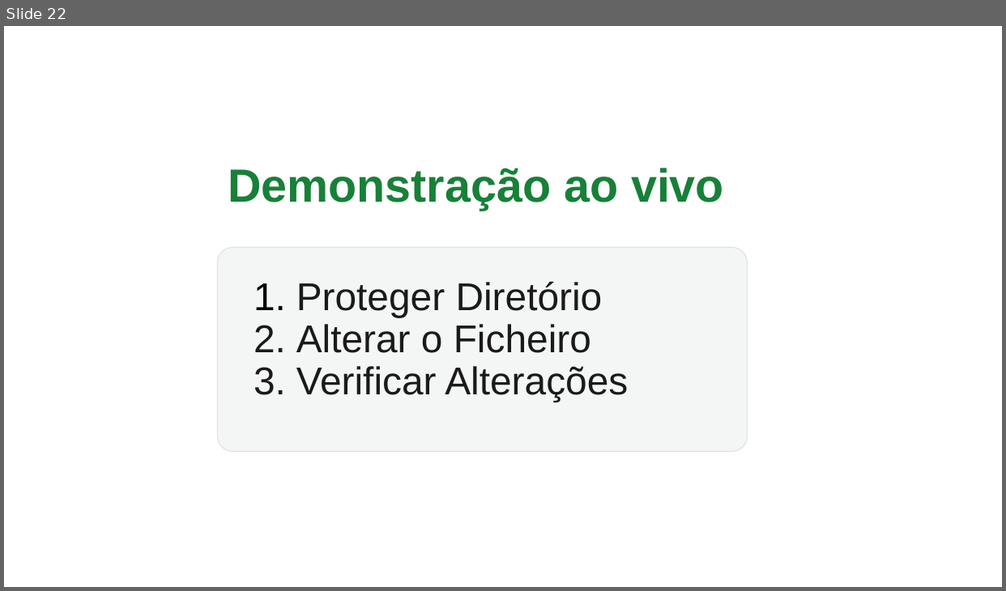
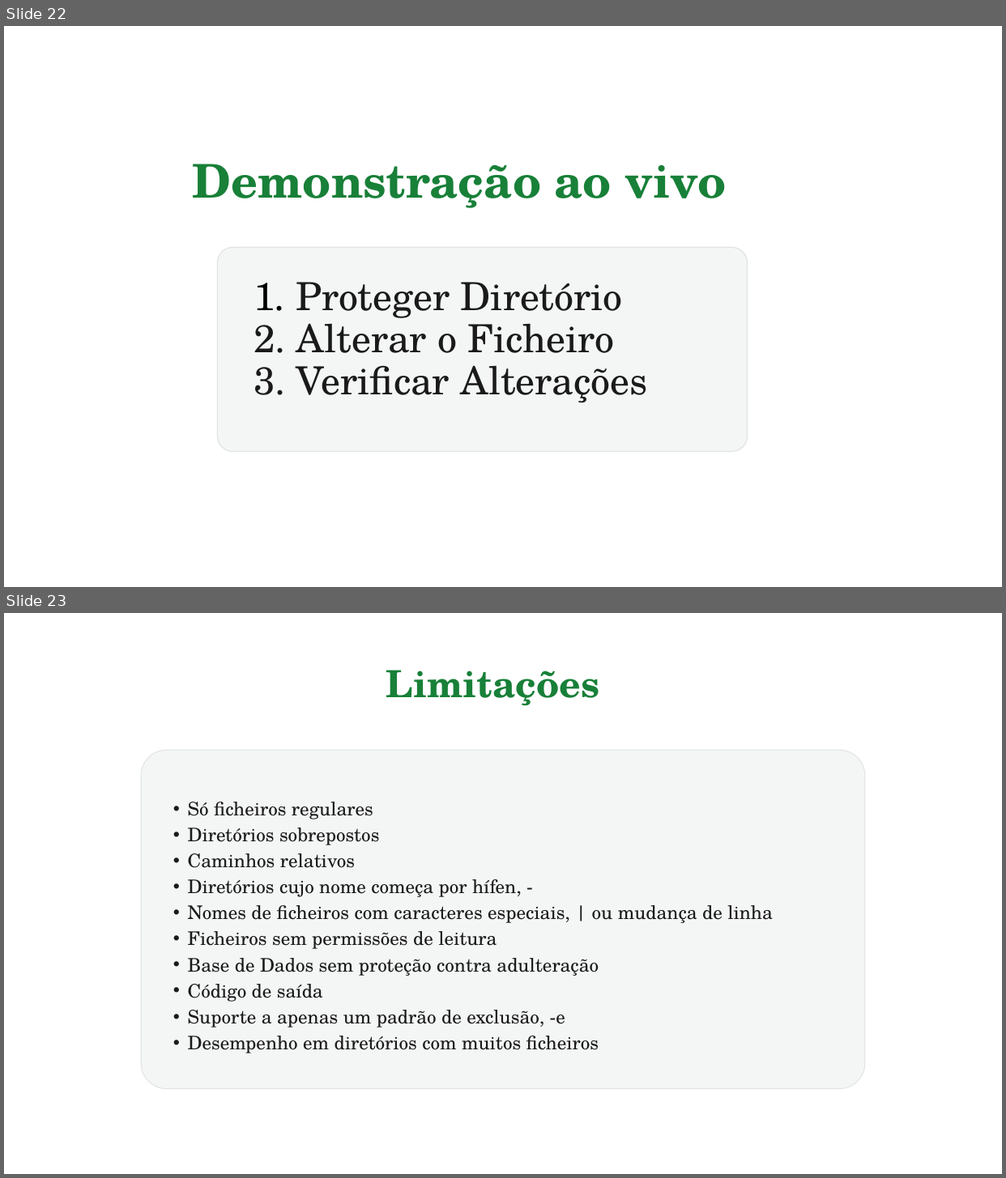
Before and after one commit to Alice678-afk/SO-Trabalho1, a slide deck: entrega/TrabalhoPratico1.pptx. Shown one above the other, each under a label of ours: slide 22 before the commit, slides 22 and 23 after it. The pictures are 1006x591 and 1006x1178 pixels, drawn with LibreOffice and Linux fonts; fonts in the diff are those of the drawing. Boxes give left, top, right and bottom in pixels: in the first picture for what was removed or moved away, otherwise in the second. Text is boxed around its words. In the diff, an @@ line names an element or a change of style, - is before the commit and + after.

```diff
--- a/entrega/TrabalhoPratico1.pptx
+++ b/entrega/TrabalhoPratico1.pptx
@@ slide 23 added at bbox=[4, 613, 1002, 1174], background #FFFFFF @@
@@ text added at bbox=[386, 670, 599, 706], 36 pt, text #188038, bold @@
+Limitações
@@ rounded rectangle added at bbox=[141, 750, 865, 1089], fill #F4F6F5, outline #DFE4E1 0.75 pt @@
@@ text added at bbox=[188, 802, 773, 1054], 18 pt, text #1A1A1A @@
+• Só ficheiros regulares
+• Diretórios sobrepostos
+• Caminhos relativos
+• Diretórios cujo nome começa por hífen, -
+• Nomes de ficheiros com caracteres especiais, | ou mudança de linha
+• Ficheiros sem permissões de leitura
+• Base de Dados sem proteção contra adulteração
+• Código de saída
+• Suporte a apenas um padrão de exclusão, -e
+• Desempenho em diretórios com muitos ficheiros
@@ slide 22 changed as well @@
@@ text "Demonstração ao vivo" at bbox=[193, 164, 726, 208]: font Arial to TeX Gyre Schola @@
@@ text "Demonstração ao vivo": place and size @@
-text "Demonstração ao vivo" at bbox=[228, 168, 724, 211]
+text "Demonstração ao vivo" at bbox=[193, 164, 726, 208]
@@ text "Proteger Diretório" at bbox=[296, 282, 647, 403]: font Arial to TeX Gyre Schola @@
```
Also in this commit, not shown: 23 other slides changed, 4 other slides added, 1 slide removed, 2 other files.
